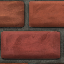
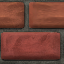
Layer changes from the first 64 x 64 image to the second:
added layer "Layer 1" above "Layer 0 copy" over [0, 0, 64, 1]
added layer "Layer 0 copy" above "Layer 0" over [0, 1, 64, 64]
hid "Layer 0" over [0, 0, 64, 64]
